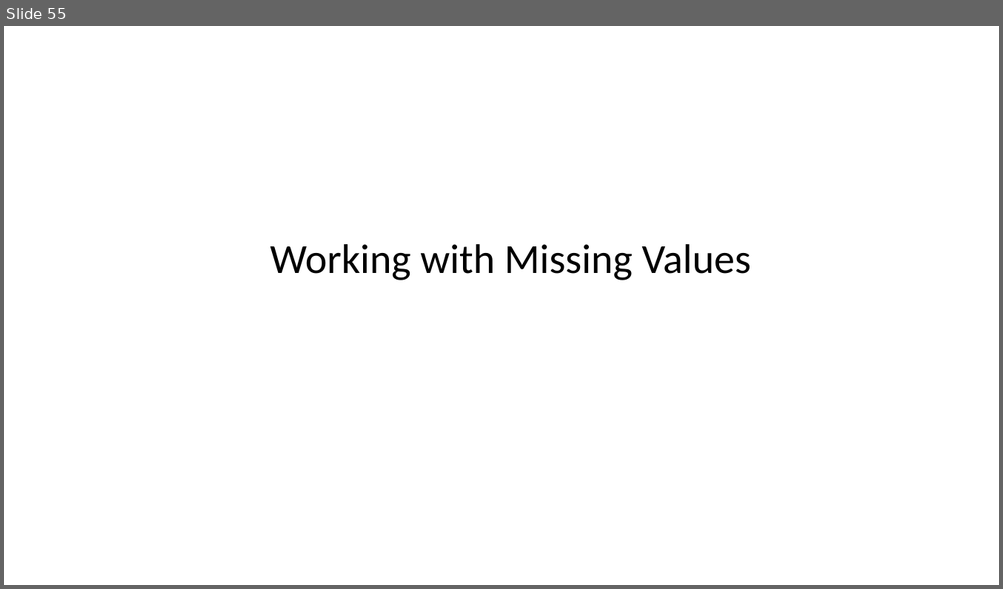
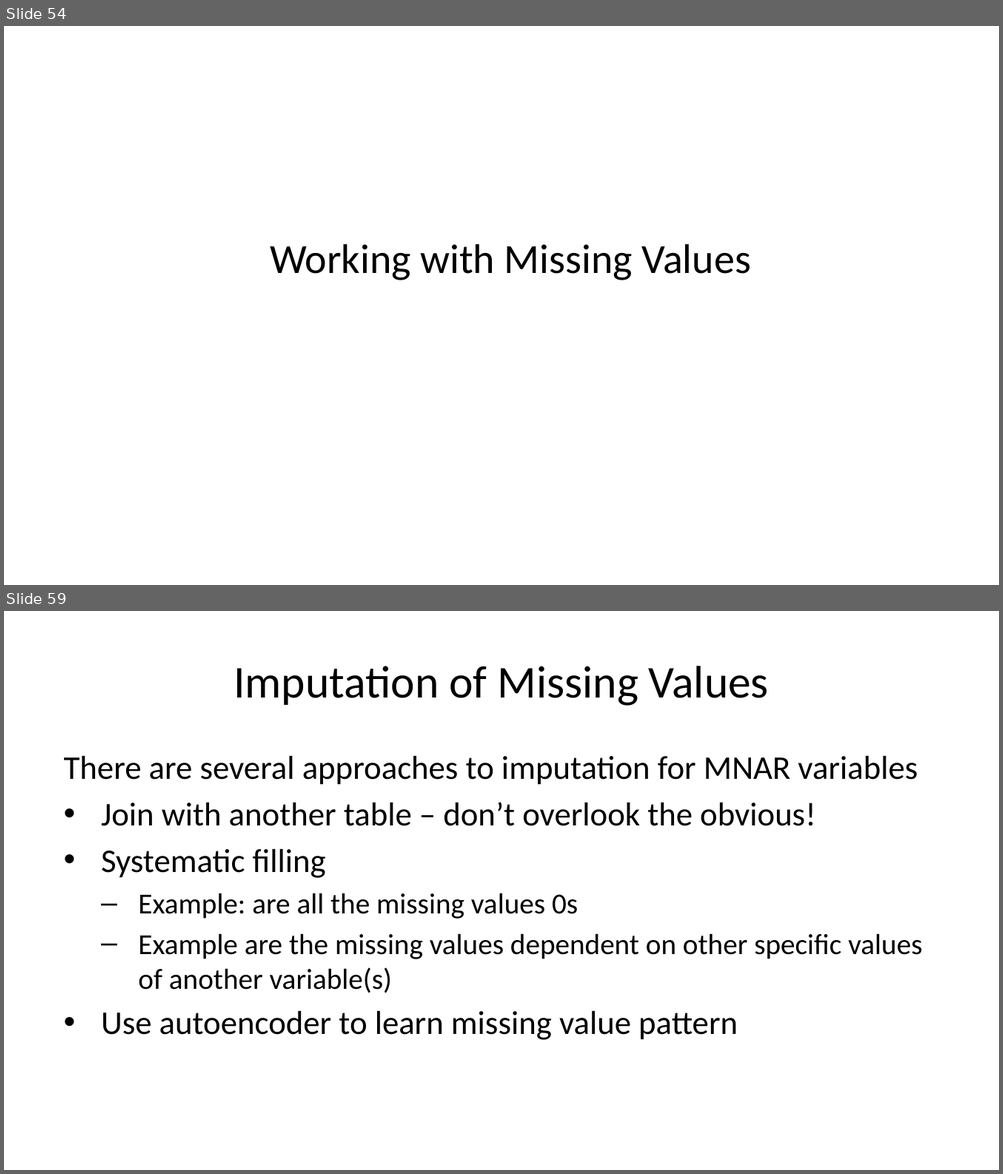
Before and after one commit to StephenElston/CSCI-E-83, a slide deck: LectureSlides/11_ModelsForMessyData.pptx. Shown one above the other, each under a label of ours: slide 55 before the commit, slides 54 and 59 after it; the slides between them are not shown. The pictures are 1003x589 and 1003x1174 pixels, drawn with LibreOffice and Linux fonts; fonts in the diff are those of the drawing. Boxes give left, top, right and bottom in pixels: in the first picture for what was removed or moved away, otherwise in the second. Text is boxed around its words. In the diff, an @@ line names an element or a change of style, - is before the commit and + after.

Commit message:
Added imputation slides

```diff
--- a/LectureSlides/11_ModelsForMessyData.pptx
+++ b/LectureSlides/11_ModelsForMessyData.pptx
@@ slide 59 added at [4,611,999,1170], background #FFFFFF @@
@@ title added at [233,666,768,706], 33 pt, text #000000 @@
+Imputation of Missing Values
@@ text added at [64,756,922,1040], 24 pt, text #000000 @@
+There are several approaches to imputation for MNAR variables
+• Join with another table – don’t overlook the obvious!
+• Systematic filling
+  – Example: are all the missing values 0s
+  – Example are the missing values dependent on other specific values of another variable(s)
+• Use autoencoder to learn missing value pattern
@@ what was slide 55 is now slide 54 @@
```
Also in this commit, not shown: 4 slides changed, 7 other slides added, 1 slide removed.
